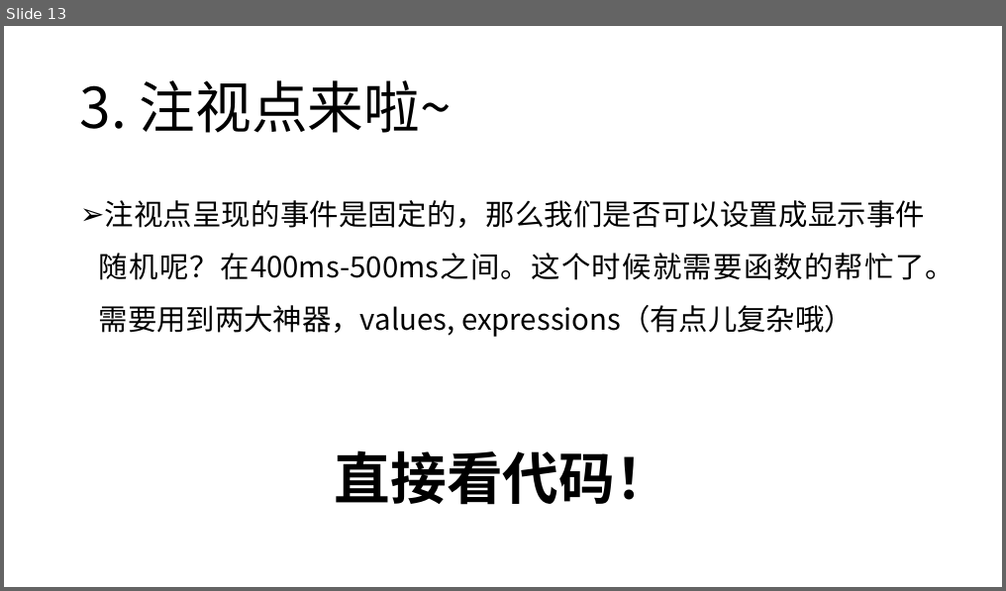
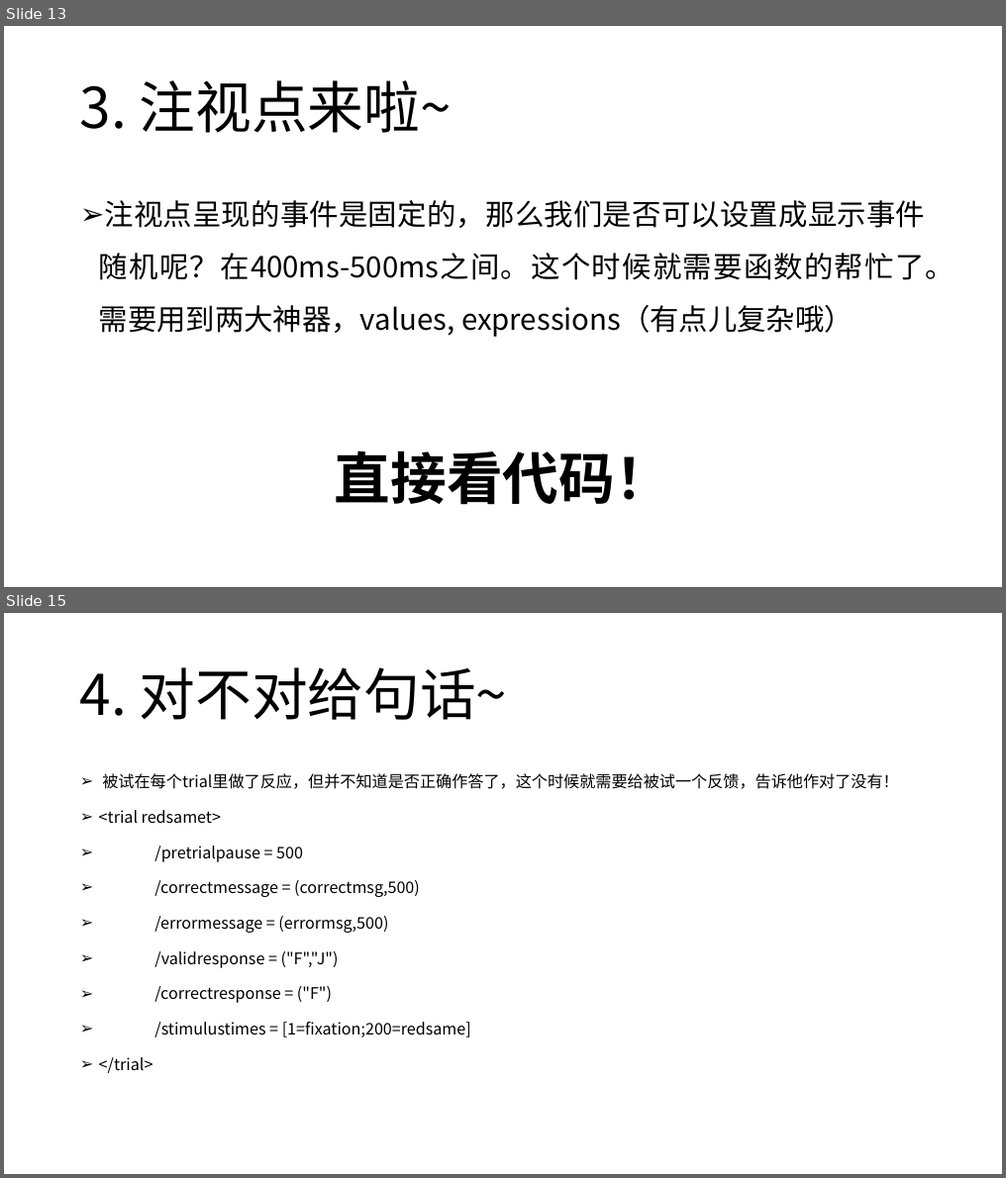
Before and after one commit to Apollnysus/Inquisit-Web-BNUPSY, a slide deck: 3-课程PPT/心理学实验编程之Inquisit篇-2.pptx. Shown one above the other, each under a label of ours: slide 13 before the commit, slides 13 and 15 after it; the slides between them are not shown. The pictures are 1006x591 and 1006x1178 pixels, drawn with LibreOffice and Linux fonts; fonts in the diff are those of the drawing. Boxes give left, top, right and bottom in pixels: in the first picture for what was removed or moved away, otherwise in the second. Text is boxed around its words. In the diff, an @@ line names an element or a change of style, - is before the commit and + after.

```diff
--- a/3-课程PPT/心理学实验编程之Inquisit篇-2.pptx
+++ b/3-课程PPT/心理学实验编程之Inquisit篇-2.pptx
@@ slide 15 added at (4,613,1002,1174), background #FFFFFF @@
@@ title added at (80,667,508,720), 54 pt, text #000000 @@
+4. 对不对给句话~
@@ text added at (99,773,898,1073), 15.4 pt, text #000000 @@
+➢ 被试在每个trial里做了反应，但并不知道是否正确作答了，这个时候就需要给被试一个反馈，告诉他作对了没有！
+➢ <trial redsamet>
+➢ /pretrialpause = 500
+➢ /correctmessage = (correctmsg,500)
+➢ /errormessage = (errormsg,500)
+➢ /validresponse = ("F","J")
+➢ /correctresponse = ("F")
+➢ /stimulustimes = [1=fixation;200=redsame]
+➢ </trial>
```
Also in this commit, not shown: 2 slides changed, 2 other slides added, 2 other files.
